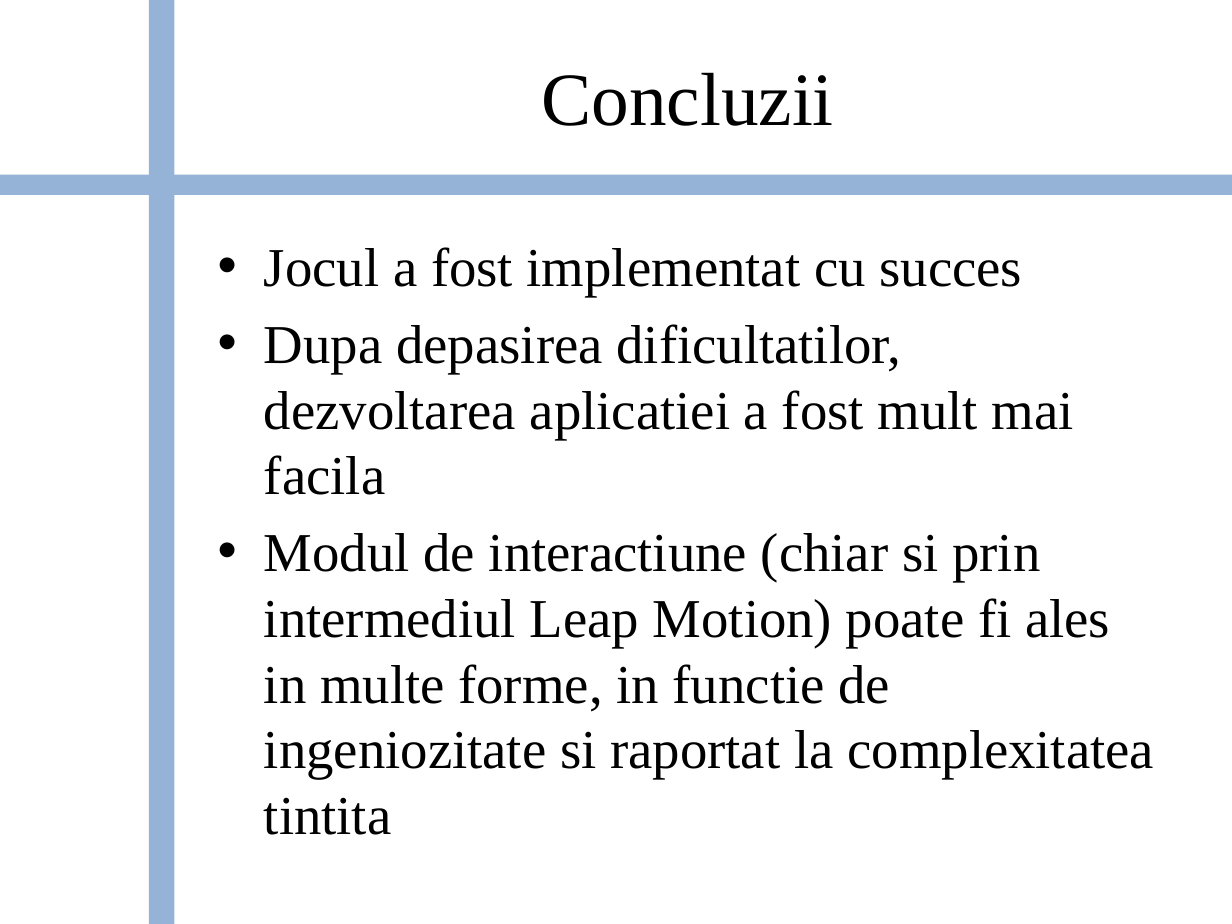
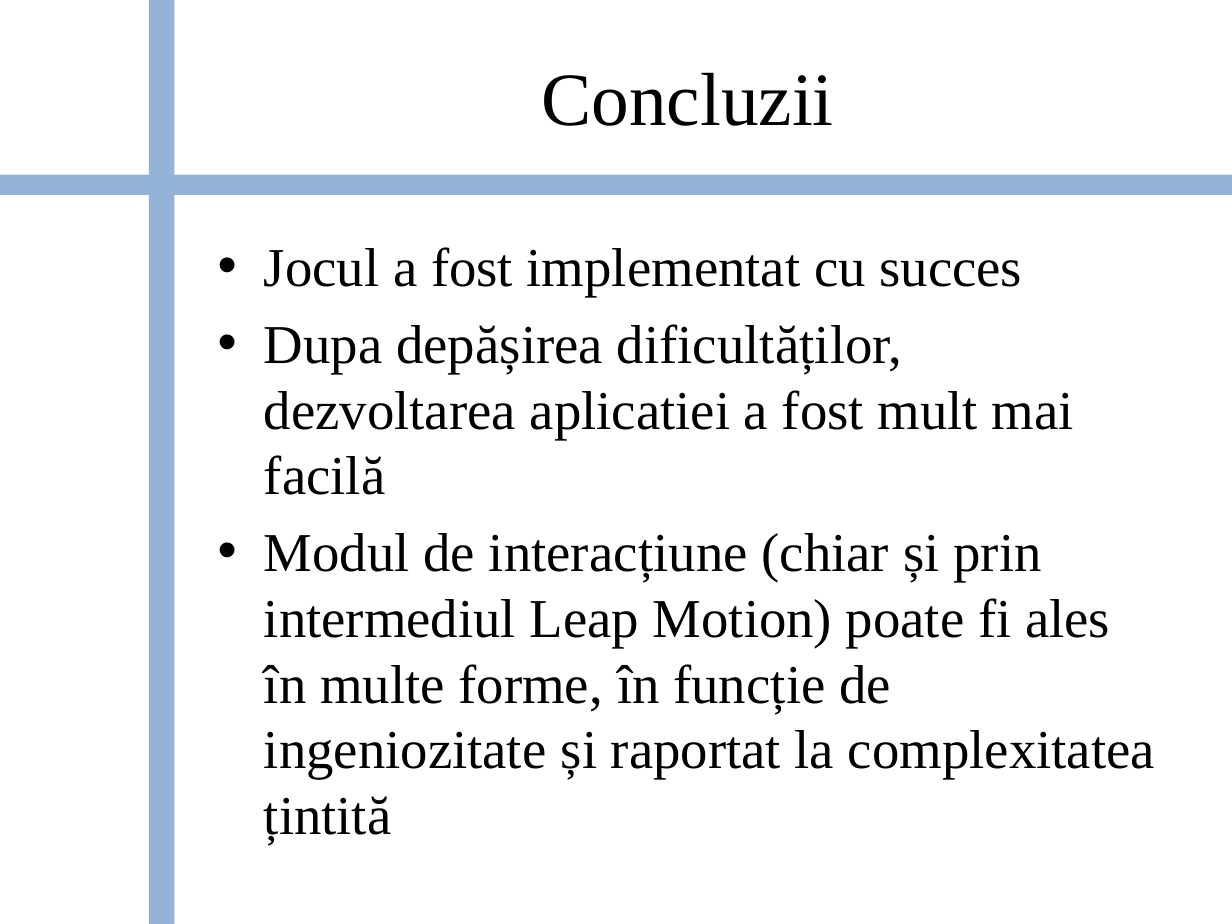
Before and after one commit to bogdanbalau/Unity_3D_Leap, a slide deck: slide 12 of Checkers_Unity_LeapMotion.pptx. Drawn at 1232x924 pixels with LibreOffice and Linux fonts; fonts in the diff are those of the drawing; background and template pictures are left out. Boxes give left, top, right and bottom in pixels: in the first picture for what was removed or moved away, otherwise in the second. Text is boxed around its words. In the diff, an @@ line names an element or a change of style, - is before the commit and + after.

```diff
--- a/Checkers_Unity_LeapMotion.pptx
+++ b/Checkers_Unity_LeapMotion.pptx
@@ text at bbox=[264, 324, 1155, 845]: text changed @@
-• Dupa depasirea dificultatilor, dezvoltarea aplicatiei a fost mult mai facila
-• Modul de interactiune (chiar si prin intermediul Leap Motion) poate fi ales in multe forme, in functie de ingeniozitate si raportat la complexitatea tintita
+• Dupa depășirea dificultăților, dezvoltarea aplicatiei a fost mult mai facilă
+• Modul de interacțiune (chiar și prin intermediul Leap Motion) poate fi ales în multe forme, în funcție de ingeniozitate și raportat la complexitatea țintită
```
Also in this commit, not shown: 10 other slides changed, 1 slide added, 1 other file.
